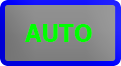
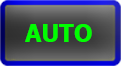
Comparing the layer stacks of the two 121×66 images. Changes:
painted on "Layer 1" over left=0, top=0, right=121, bottom=66